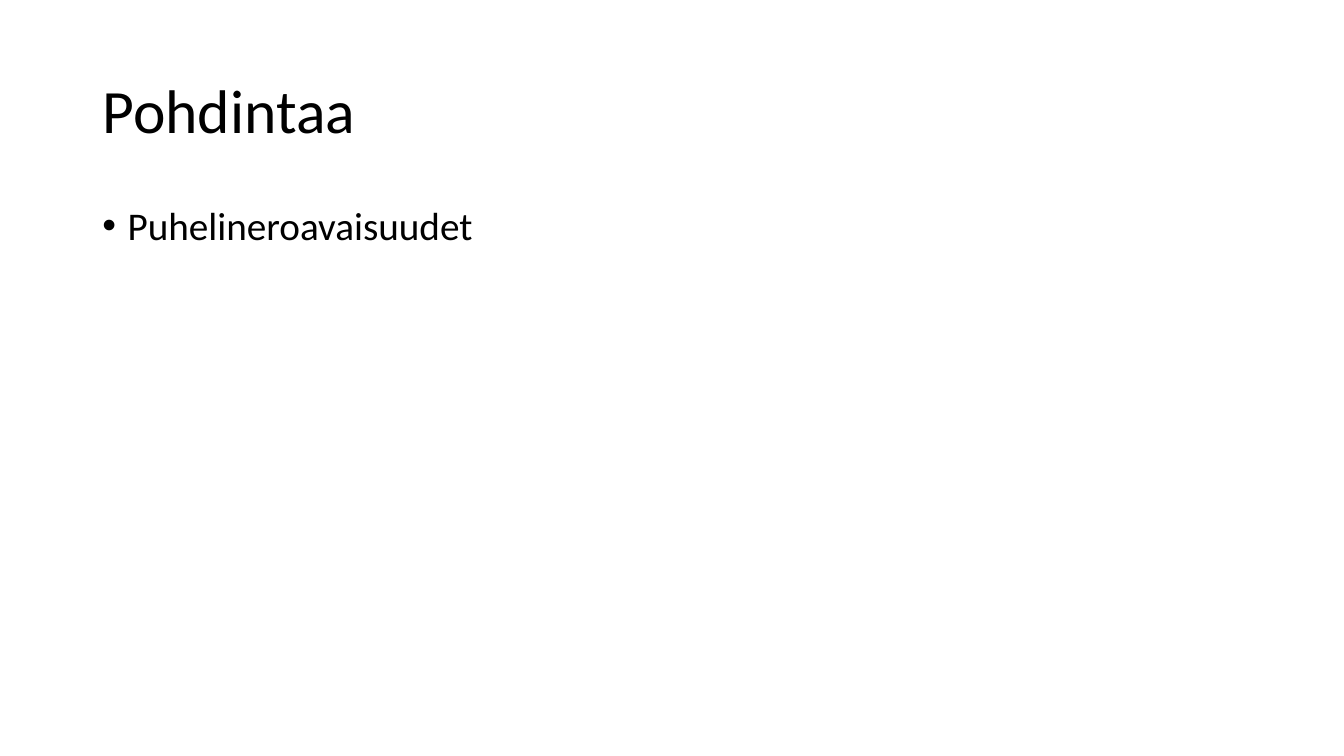
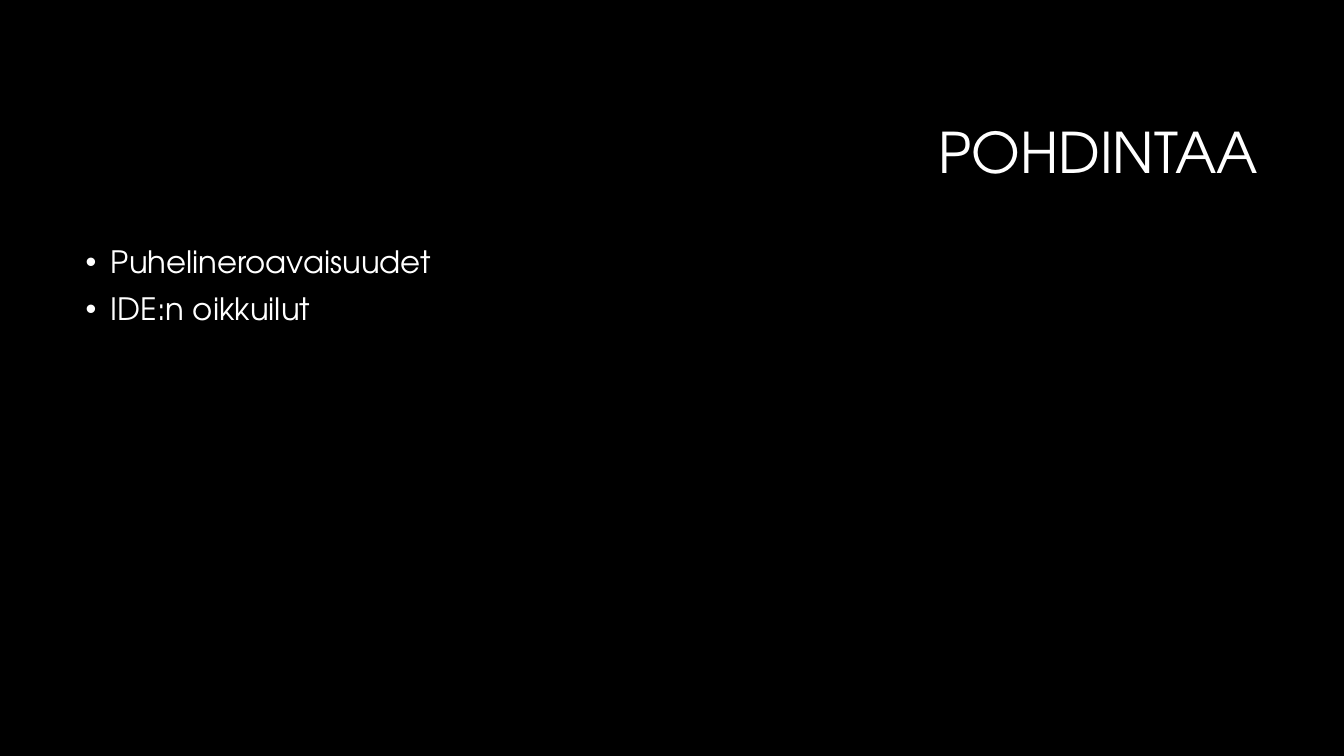
Before and after one commit to Jisti007/Mobile-Project-ideal-broccoli, a slide deck: slide 9 of documentation/presentation/Project Onslaught.pptx (slide 10 before the commit). Drawn at 1344x756 pixels with LibreOffice and Linux fonts; fonts in the diff are those of the drawing; background and template pictures are left out. Boxes give left, top, right and bottom in pixels: in the first picture for what was removed or moved away, otherwise in the second. Text is boxed around its words. In the diff, an @@ line names an element or a change of style, - is before the commit and + after.

```diff
--- a/documentation/presentation/Project Onslaught.pptx
+++ b/documentation/presentation/Project Onslaught.pptx
@@ background #FFFFFF to #000000 @@
@@ title at (939, 131, 1258, 174): text changed; size 44 to 40 pt; font Calibri to TeX Gyre Adventor; text colour #000000 to #FFFFFF @@
-Pohdintaa
+POHDINTAA
@@ text "Puhelineroavaisuudet": place and size @@
-text "Puhelineroavaisuudet" at (128, 212, 473, 241)
+text "Puhelineroavaisuudet" at (111, 250, 431, 321)
@@ text at (111, 250, 431, 274): size 28 to 22 pt, font Calibri to TeX Gyre Adventor, text colour #000000 to #FFFFFF in "Puhelineroavaisuudet" @@
@@ text at (111, 297, 310, 321): paragraph added @@
+• IDE:n oikkuilut
```
Also in this commit, not shown: 7 other slides changed, 3 slides added, 2 slides removed, 6 other files.
